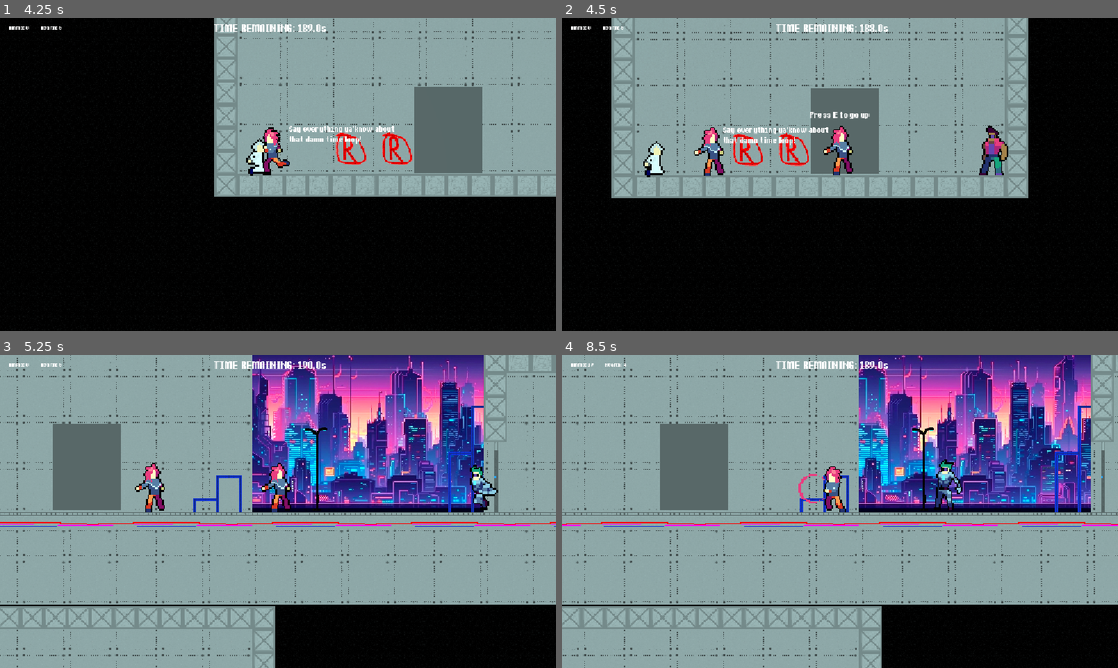
Above: before the commit, frames 1-4 (two rows, left to right).
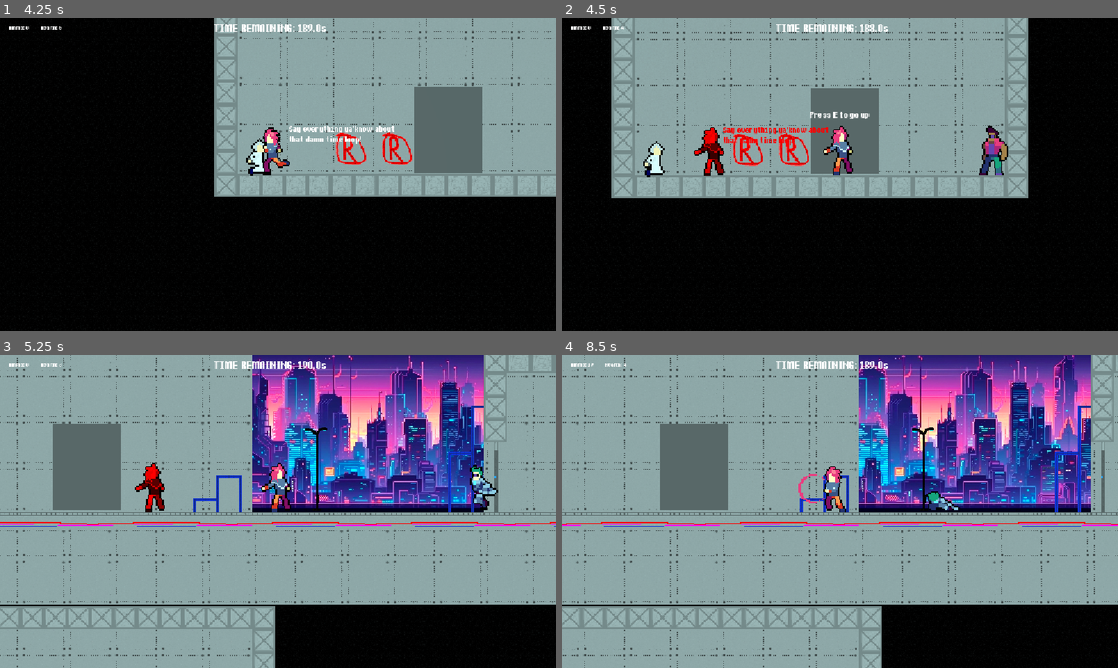
Above: after the commit, the same moments.

Repository: sppmacd/everything-has-to-end
Game: Godot game, scene res://main.tscn
Same seed, same stepped clock (60 frames per second), same inputs: the game is played once before the commit and once after it.
Inputs (mouse positions are in pixels of both pictures, inside the frame that each line leads up to):
- Up to frame 1 (4.25 s): tap E at 0.5, 0.6, 1.35, 2, 2.3, 2.75, 2.85, 3.5, 3.6 s; move the mouse to (250, 237) at 0.52 s; hold D 0.53-2.03 s; click (250, 237) at 0.67 s; tap Space at 0.77, 1.52, 3.02, 3.77 s; move the mouse to (444, 221) at 1.27 s; click (444, 221) at 1.42 s; move the mouse to (111, 127) at 2.02 s; hold A from 2.03 s (still down); tap R at 2.1 s; click (111, 127) at 2.17 s; move the mouse to (305, 174) at 2.77 s; click (305, 174) at 2.92 s; move the mouse to (194, 96) at 3.52 s; click (194, 96) at 3.67 s
- Up to frame 2 (4.5 s): move the mouse to (962, 158) at 4.27 s; release A at 4.28 s; hold D from 4.28 s (still down); tap R at 4.35 s; click (962, 158) at 4.42 s
- Up to frame 3 (5.25 s): keep holding D; tap Space at 4.52 s; tap E at 4.55, 5, 5.1 s; move the mouse to (166, 527) at 5.02 s; click (166, 527) at 5.17 s
- Up to frame 4 (8.5 s): move the mouse to (895, 442) at 5.77 s; tap E at 5.85, 6.5, 6.8, 7.35, 8.1 s; click (895, 442) at 5.92 s; tap Space at 6.02, 6.77, 7.52 s; move the mouse to (812, 574) at 6.52 s; tap R at 6.6 s; click (812, 574) at 6.67 s; move the mouse to (1006, 558) at 7.27 s; click (1006, 558) at 7.42 s; move the mouse to (673, 464) at 8.02 s; release D at 8.03 s; hold A from 8.03 s (still down); click (673, 464) at 8.17 s

Frame 1 is identical in both runs. In frame 2, 0.7% of the frame differs, in the area x 10-48%, y 2-51%; in frame 3, 0.3%; in frame 4, 0.5%.

Commit message:
Make usable objects safer, working punch

Diff:
--- a/entities/biker.gd
+++ b/entities/biker.gd
@@ -30,13 +30,12 @@
 func action_enabled() -> bool:
 	return not discard
 
-func action_use(_player: Player):
+func action_use(player: Player):
 	if discard:
 		return
 	discard = true
 
-	var p = get_node("../Player")
-	p.Speak("Hey bro! Wassup?")
+	player.speak("Hey bro! Wassup?")
 
 	var delay := 0.0
 	for text in lines:
--- a/entities/npc.tscn
+++ b/entities/npc.tscn
@@ -187,7 +187,7 @@
 size = Vector2(34, 70)
 
 [node name="Npc" type="CharacterBody2D" groups=["npc"]]
-collision_layer = 4
+collision_layer = 6
 script = ExtResource("1_34xg4")
 
 [node name="AnimatedSprite2D" type="AnimatedSprite2D" parent="."]
--- a/entities/player.gd
+++ b/entities/player.gd
@@ -134,8 +134,27 @@
 	q.transform = self.transform
 	q.collision_mask = 0x2 # "use"
 	q.exclude = [self]
+
 	var objects = get_world_2d().direct_space_state.intersect_shape(q).map(func(k): return k["collider"])
-	return objects.filter(func(a): return a.action_enabled())
+
+	var filtered = objects.filter(func(a): return _usable_object(a) and a.action_enabled())
+	filtered.sort_custom(func(a,b): return global_position.distance_squared_to(a.global_position) < global_position.distance_squared_to(b.global_position))
+
+	return filtered
+
+func _find_damagable_objects() -> Array:
+	var q = PhysicsShapeQueryParameters2D.new()
+	q.shape = preload("res://entities/player_use_area.tres")
+	q.transform = self.transform
+	q.collision_mask = 0x2 # "use"
+	q.exclude = [self]
+
+	var objects = get_world_2d().direct_space_state.intersect_shape(q).map(func(k): return k["collider"])
+
+	var filtered = objects.filter(func(a): return _damagable_object(a))
+	filtered.sort_custom(func(a,b): return global_position.distance_squared_to(a.global_position) < global_position.distance_squared_to(b.global_position))
+
+	return filtered
 
 func _label_process(_delta: float) -> void:
 	label_press_e_to_use.visible = len(_find_usable_objects()) > 0
@@ -154,6 +173,12 @@
 	player.key_added.emit()
 	queue_free()
 
+func _usable_object(node: Node2D) -> bool:
+	return node.has_method("action_enabled") and node.has_method("action_use") and node.has_method("action_tooltip")
+
+func _damagable_object(node: Node2D) -> bool:
+	return node.has_method("damage")
+
 func _process(delta: float) -> void:
 	if health <= 0:
 		label_press_e_to_use.visible = false
@@ -161,11 +186,8 @@
 
 	var uo = _find_usable_objects()
 	if len(uo) > 0:
-		if uo[0].action_enabled():
-			label_press_e_to_use.text = uo[0].action_tooltip()
-			label_press_e_to_use.visible = true
-		else:
-			label_press_e_to_use.visible = false
+		label_press_e_to_use.text = uo[0].action_tooltip()
+		label_press_e_to_use.visible = true
 	else:
 		label_press_e_to_use.visible = false
 
@@ -177,17 +199,12 @@
 	if event is InputEventKey:
 		if event.keycode == KEY_E and event.is_pressed() and can_use_objects:
 			var uo = _find_usable_objects()
-			uo.sort_custom(func(a,b): return global_position.distance_squared_to(a.global_position) < global_position.distance_squared_to(b.global_position))
-			for u in uo:
-				print(u, u.global_position.distance_squared_to(global_position))
-			print(uo)
 			if len(uo) > 0:
-				if uo[0].action_enabled():
-					uo[0].action_use(self)
-					can_use_objects = false
-
-					var timer = get_tree().create_timer(0.1)
-					timer.timeout.connect(func(): self.can_use_objects = true)
+				uo[0].action_use(self)
+				can_use_objects = false
+
+				var timer = get_tree().create_timer(0.1)
+				timer.timeout.connect(func(): self.can_use_objects = true)
 
 func _spawn_shell() -> void:
 	var shell = preload("res://entities/shell.tscn").instantiate()
@@ -211,7 +228,7 @@
 				return
 			if ammo == 0:
 				if not punching:
-					Punch()
+					punch()
 				return
 
 			var mouse_pos = get_global_mouse_position()
@@ -226,14 +243,19 @@
 			else:
 				_spawn_shell()
 
-func Punch() -> void:
+func punch() -> void:
 	if health <= 0:
 		return
 	punching = true
 	var timer = get_tree().create_timer(PUNCHING_DELAY_SEC)
 	timer.timeout.connect(func(): self.punching = false)
 
-func Speak(text: String) -> void:
-	if health <= 0:
-		return
+	var uo = _find_damagable_objects()
+	if len(uo) > 0:
+		uo[0].damage(1)
+
+func speak(text: String) -> void:
+	if health <= 0:
+		return
+
 	speech_bubble.show_message(text)
--- a/entities/scientist_captive.gd
+++ b/entities/scientist_captive.gd
@@ -75,52 +75,46 @@
 	var timer = get_tree().create_timer(2.0)
 	timer.timeout.connect(func(): self.discard = false)
 
-func action_use(_player: Player):
+func action_use(player: Player):
 	if discard:
 		return
 	if mode == 0:
 		discard = true;
 
-		var p = get_node("../Player")
-		p.Speak("Say everything ya'know about that damn time loop!")
+		player.speak("Say everything ya'know about that damn time loop!")
 		var timer = get_tree().create_timer(2.2)
 		timer.timeout.connect(func(): _action_mode_0())
 	elif mode == 1:
 		discard = true;
 
-		var p = get_node("../Player")
-		p.Punch()
+		player.punch()
 		var timer = get_tree().create_timer(1)
 		timer.timeout.connect(func(): _action_mode_1())
 	elif mode == 2:
 		discard = true;
 
-		var p = get_node("../Player")
-		p.Speak("Then talk or I'll punch u again.")
+		player.speak("Then talk or I'll punch u again.")
 		var t1 = get_tree().create_timer(2.2)
 		t1.timeout.connect(func(): _action_mode_2_1())
 		var t2 = get_tree().create_timer(4.4)
-		t1.timeout.connect(func(): _action_mode_2_2())
+		t2.timeout.connect(func(): _action_mode_2_2())
 	elif mode == 3:
 		discard = true;
 
-		var p = get_node("../Player")
-		p.Speak("How can we deactivate that?")
+		player.speak("How can we deactivate that?")
 		var t1 = get_tree().create_timer(2.2)
 		t1.timeout.connect(func(): _action_mode_3_1())
 		var t2 = get_tree().create_timer(4.4)
-		t1.timeout.connect(func(): _action_mode_3_2())
+		t2.timeout.connect(func(): _action_mode_3_2())
 	elif mode == 4:
 		discard = true;
 
-		var p = get_node("../Player")
-		p.Speak("Where's that source?")
+		player.speak("Where's that source?")
 		var t1 = get_tree().create_timer(2.2)
 		t1.timeout.connect(func(): _action_mode_4())
 	elif mode == 5:
 		discard = true;
 
-		var p = get_node("../Player")
-		p.Speak("Is that all?")
+		player.speak("Is that all?")
 		var t1 = get_tree().create_timer(2.2)
 		t1.timeout.connect(func(): _action_mode_5())
--- a/levels/level1.tscn
+++ b/levels/level1.tscn
@@ -470,14 +470,17 @@
 
 [node name="Door" parent="Floor1" index="23" instance=ExtResource("11_j4pg1")]
 position = Vector2(794, -736)
+key_chances = Dictionary[String, float]({})
 required_key = "lvl2_floor0_upstairs"
 
 [node name="Door2" parent="Floor1" index="24" instance=ExtResource("11_j4pg1")]
 position = Vector2(1273, -515)
+key_chances = Dictionary[String, float]({})
 required_key = "lvl2_floor0_upstairs"
 
 [node name="Door3" parent="Floor1" index="25" instance=ExtResource("11_j4pg1")]
 position = Vector2(1478, -512)
+key_chances = Dictionary[String, float]({})
 required_key = "lvl2_floor0_upstairs"
 
 [node name="Camera2" parent="Floor1" index="26" instance=ExtResource("10_kdcll")]
Not shown: 1 places in entities/chest.tscn that only renumber resources
Not shown: 1 places in entities/player_use_area.tres that only renumber resources
Not shown: 1 places in levels/level1.tscn that only renumber resources
